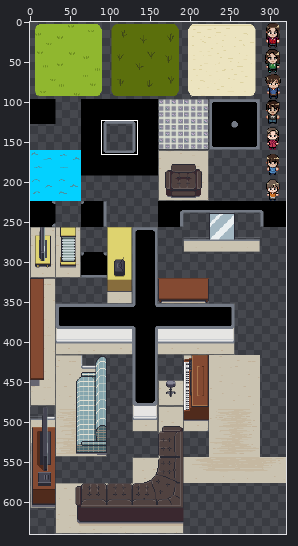
Sprite sheet, stored at res/images/myFirstTileSet.png. The first picture is a wide view before the edit; the outline marks the close-up.
Close-up. As it was:
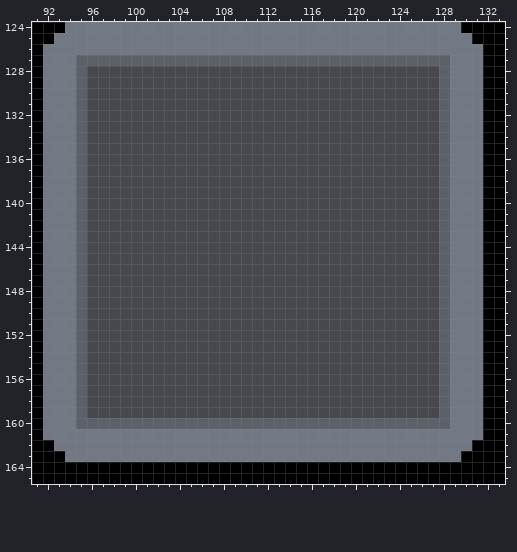
The file is 320x640 pixels. Pixels under 10% opacity are left out. Colours within 5 levels of each other are drawn and written as one. Shown: x 91..133, y 124..165. The commit also changed other parts of the picture, which this record leaves out.
After:
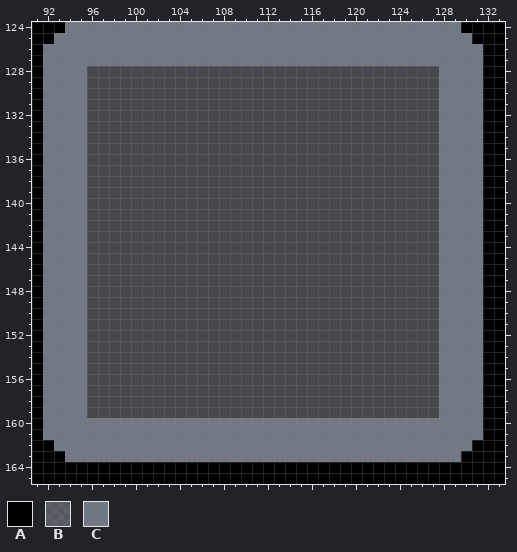
Palette (. is transparent): A #000000  B #7379847e  C #737984
The edit:
y 127: x 95..128 BBBBBBBBBBBBBBBBBBBBBBBBBBBBBBBBBB -> CCCCCCCCCCCCCCCCCCCCCCCCCCCCCCCCCC
y 128..159: x 95 B -> C; x 128 B -> C
y 160: x 95..128 BBBBBBBBBBBBBBBBBBBBBBBBBBBBBBBBBB -> CCCCCCCCCCCCCCCCCCCCCCCCCCCCCCCCCC
